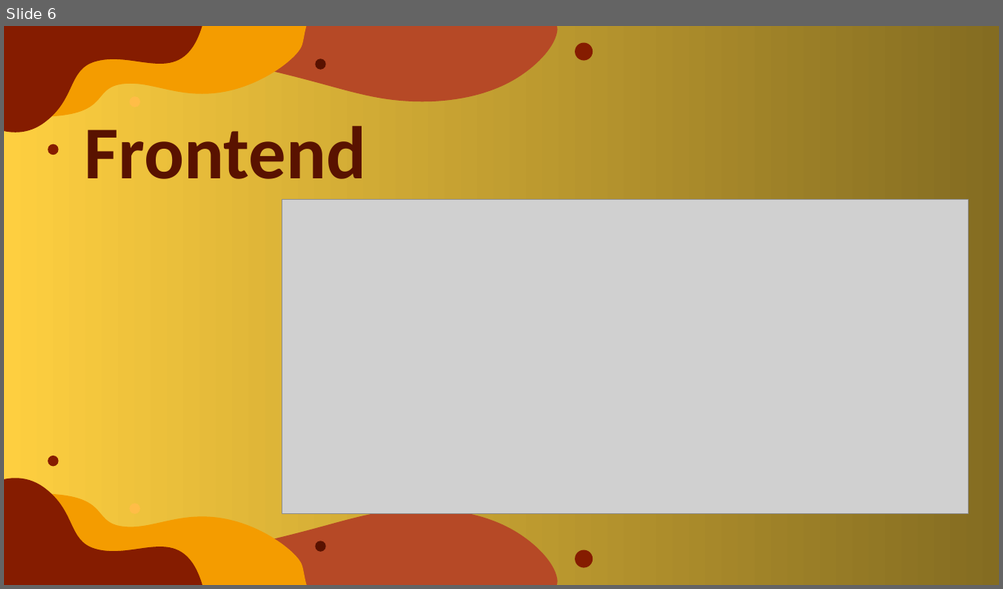
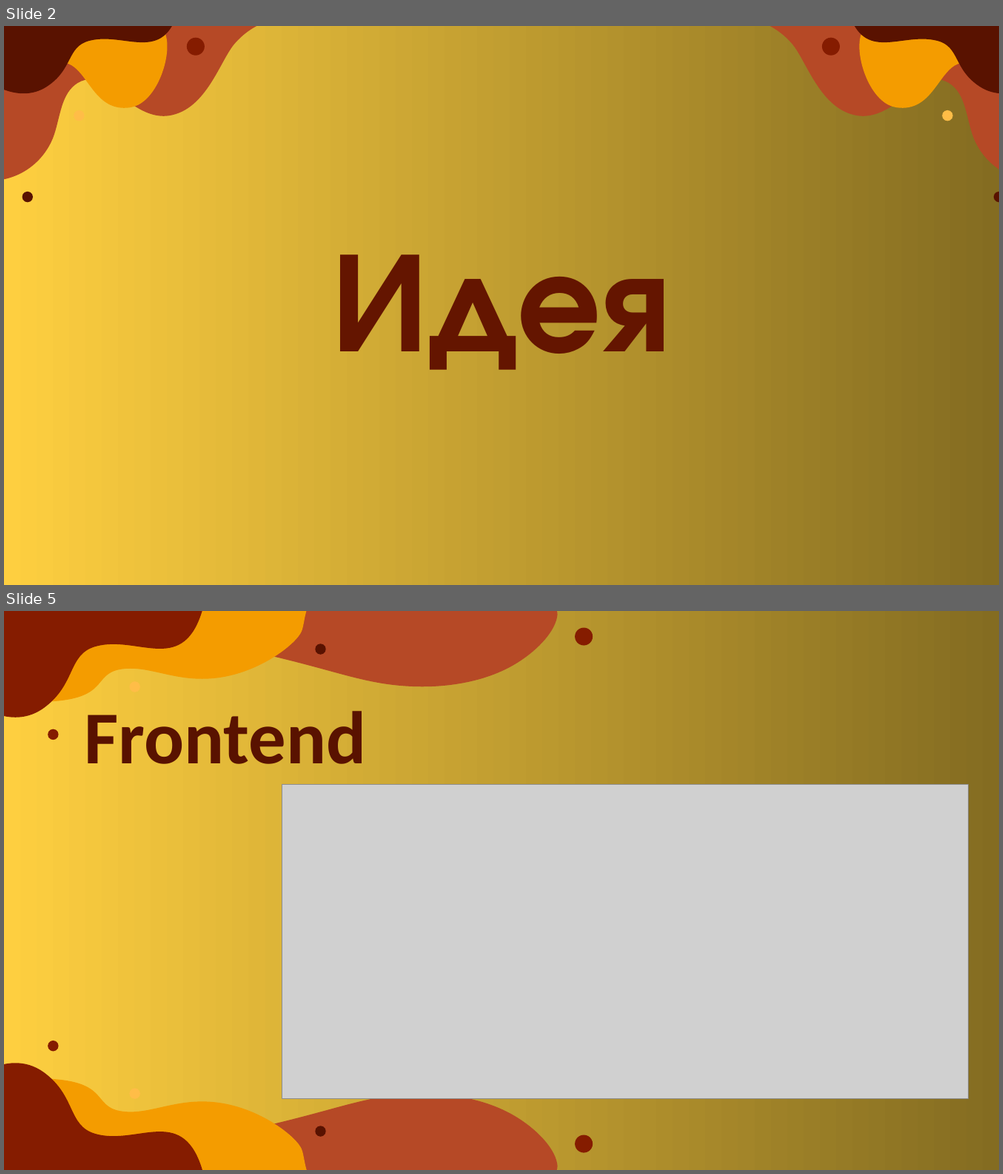
Before and after one commit to EGGeorgieva21/HOMELANDER, a slide deck: docs/Presentation.pptx. Shown one above the other, each under a label of ours: slide 6 before the commit, slides 2 and 5 after it; the slides between them are not shown. The pictures are 1003x589 and 1003x1174 pixels, drawn with LibreOffice and Linux fonts; fonts in the diff are those of the drawing; grey boxes stand for pictures. Boxes give left, top, right and bottom in pixels: in the first picture for what was removed or moved away, otherwise in the second. Text is boxed around its words. In the diff, an @@ line names an element or a change of style, - is before the commit and + after.

```diff
--- a/docs/Presentation.pptx
+++ b/docs/Presentation.pptx
@@ slide 2 added at <box>4,26,999,585</box>, background gradient #FECF40 to #846C21 @@
@@ group added at <box>4,26,282,202</box>: 3 freeform shapes, 3 ellipses @@
@@ group added at <box>745,26,999,202</box>: 3 freeform shapes, 3 ellipses @@
@@ title added at <box>332,255,671,370</box>, 138 pt, text #641500, bold @@
+Идея
@@ what was slide 6 is now slide 5 @@
```
Also in this commit, not shown: 1 slide changed, 3 other slides added, 5 slides removed.
